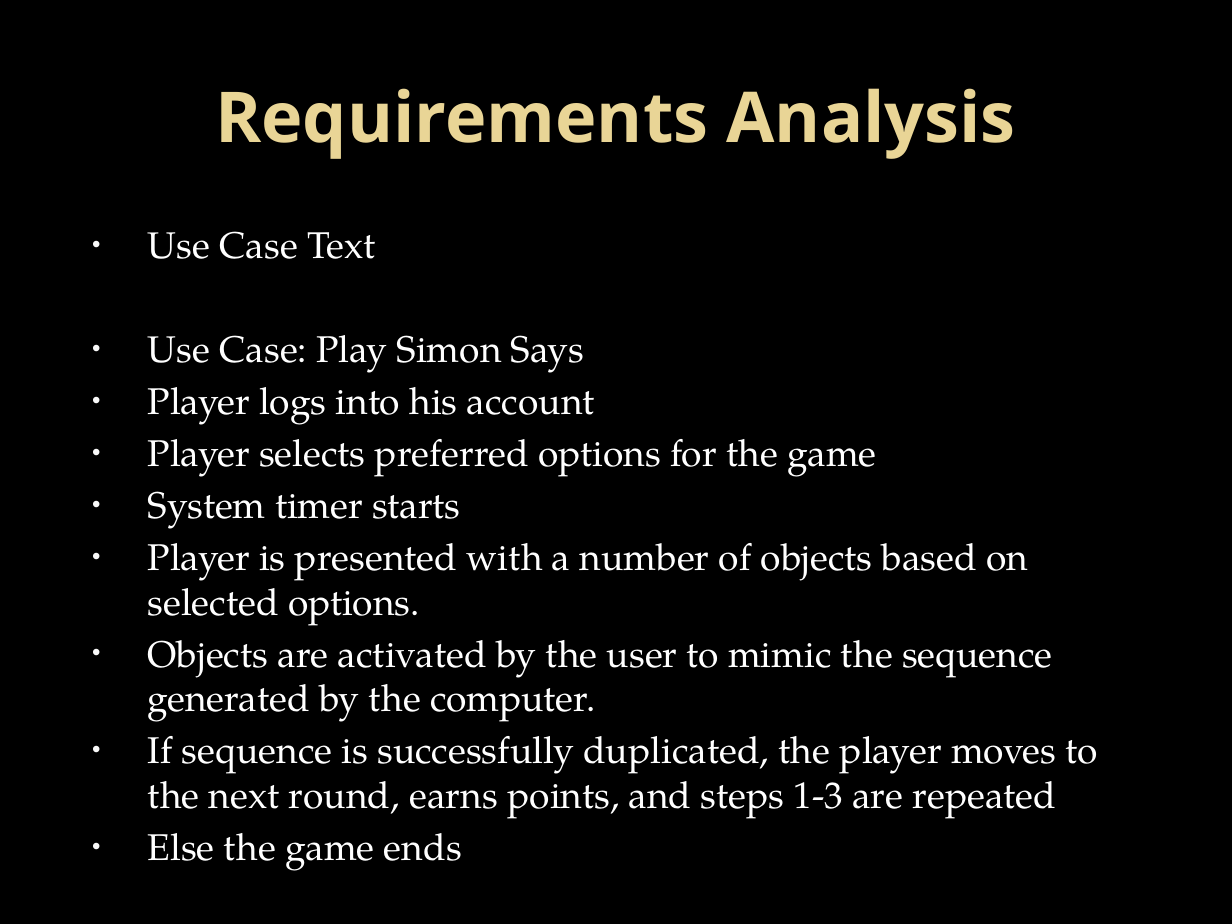
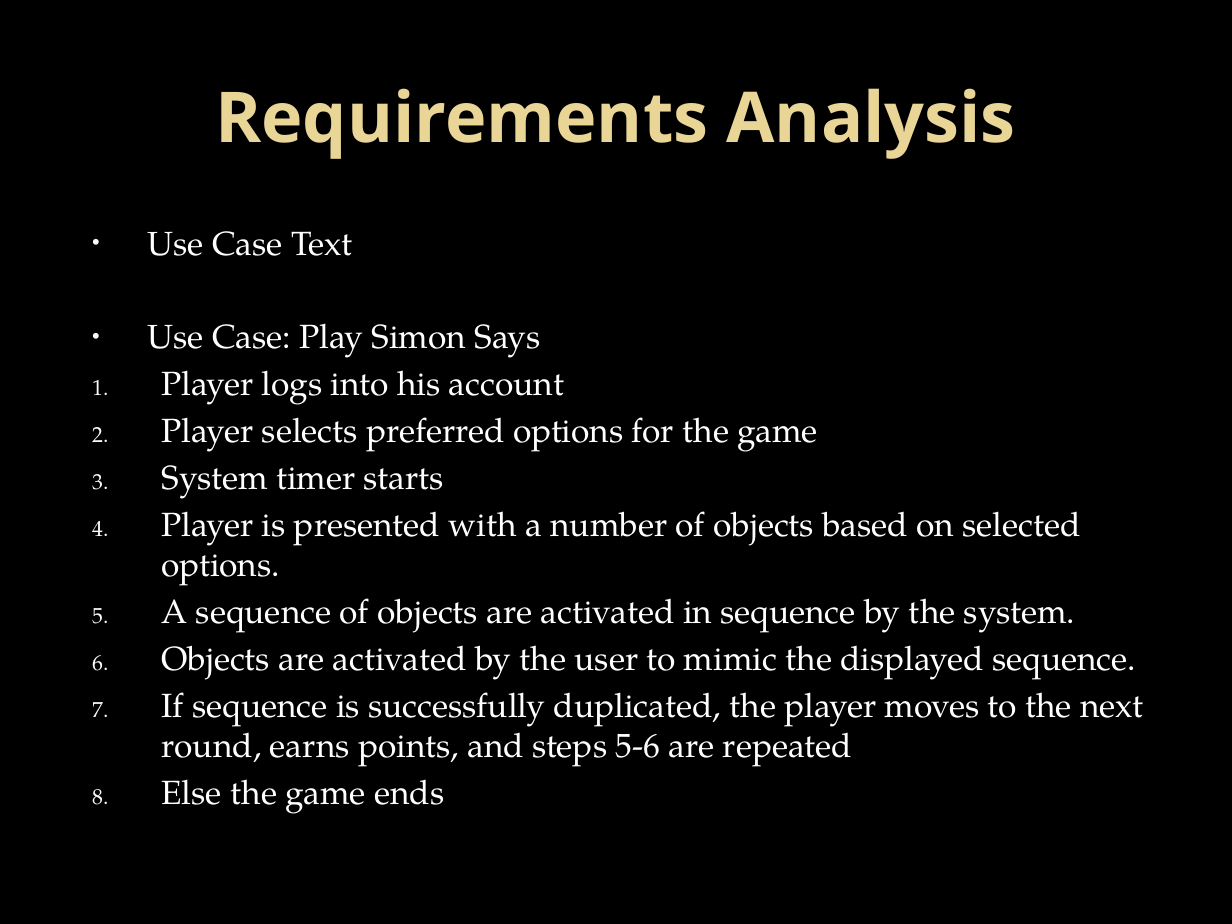
Before and after one commit to GroupIntensioMemoryGame/ProjectFiles, a slide deck: slide 9 of Delivery Briefing/Delivery Briefing.pptx. Drawn at 1232x924 pixels with LibreOffice and Linux fonts; fonts in the diff are those of the drawing; background and template pictures are left out. Boxes give left, top, right and bottom in pixels: in the first picture for what was removed or moved away, otherwise in the second. Text is boxed around its words. In the diff, an @@ line names an element or a change of style, - is before the commit and + after.

```diff
--- a/Delivery Briefing/Delivery Briefing.pptx
+++ b/Delivery Briefing/Delivery Briefing.pptx
@@ text at [148, 231, 1081, 814]: size 21.7 to 19.6 pt in "Use Case Text", "Use Case: Play Simon Says", "Player logs into his account", "Player selects preferred options for the game" and 3 more places; bullet • to 1. @@
@@ text at [162, 598, 1144, 767]: text changed; size 21.7 to 19.6 pt @@
-• Objects are activated by the user to mimic the sequence generated by the computer.
-• If sequence is successfully duplicated, the player moves to the next round, earns points, and steps 1-3 are repeated
+5. A sequence of objects are activated in sequence by the system.
+6. Objects are activated by the user to mimic the displayed sequence.
+7. If sequence is successfully duplicated, the player moves to the next round, earns points, and steps 5-6 are repeated
```
Also in this commit, not shown: 2 other slides changed, 3 slides added, 3 slides removed, 2 other files.
